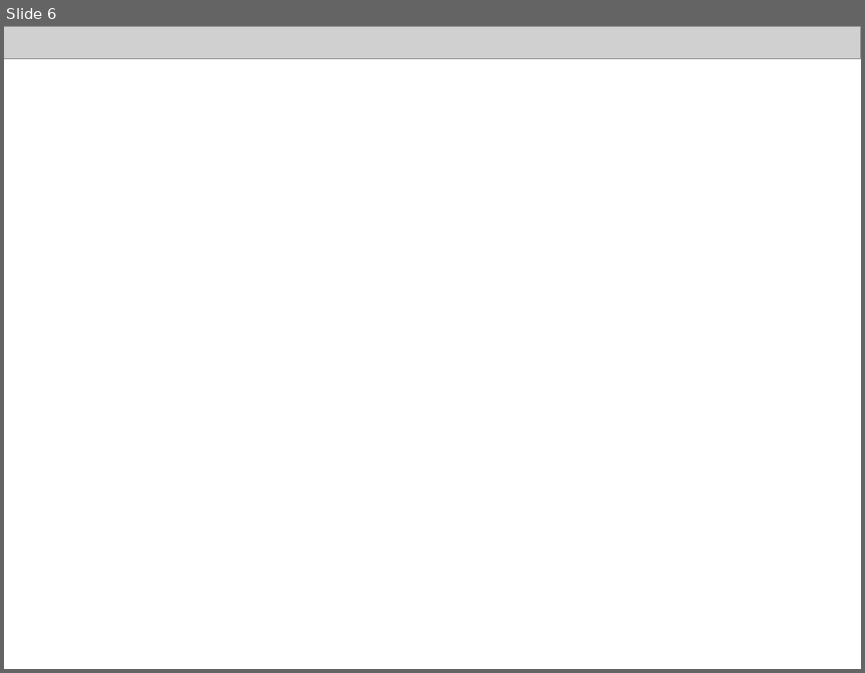
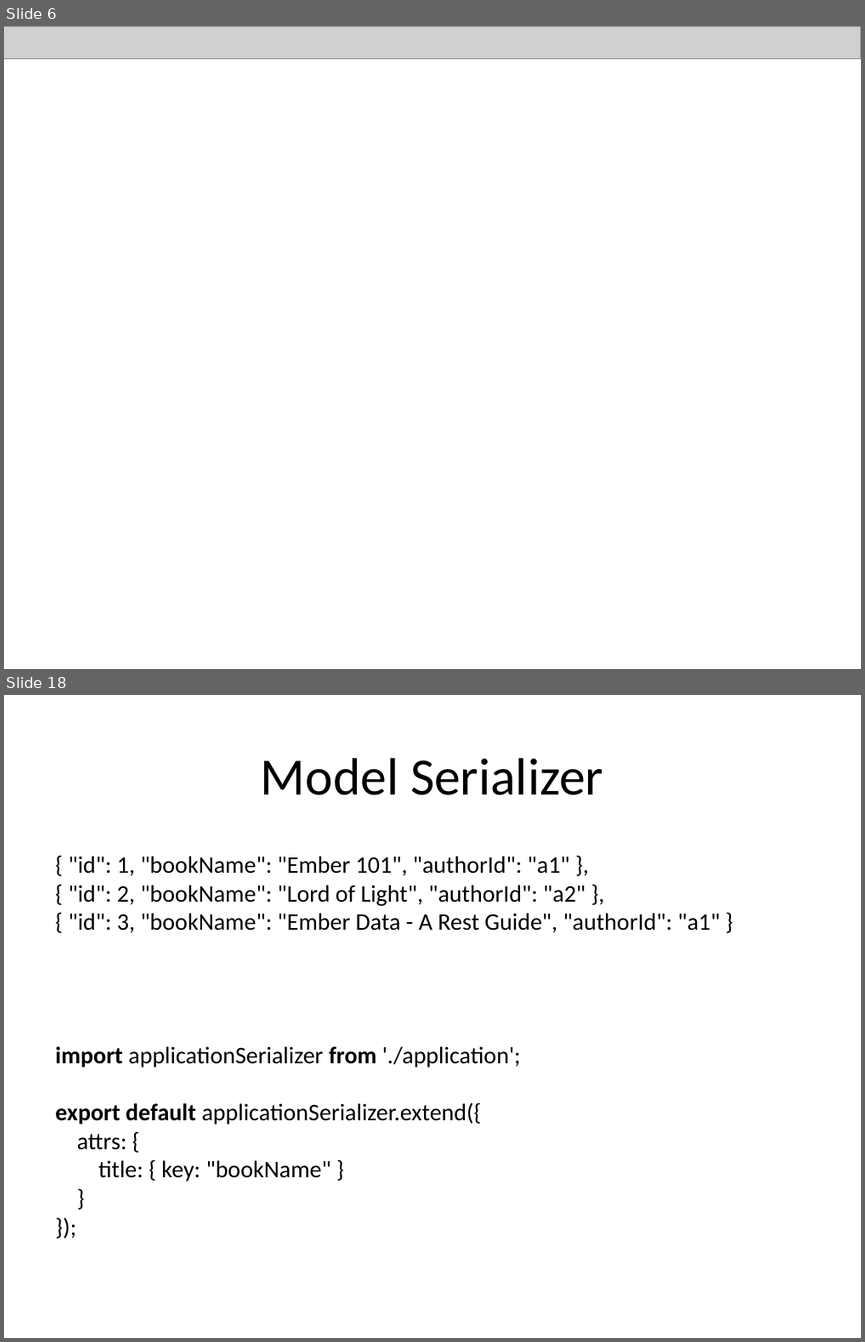
Before and after one commit to cah-brian-gantzler/ember-data-demo1, a slide deck: ember-data-demo1.pptx. Shown one above the other, each under a label of ours: slide 6 before the commit, slides 6 and 18 after it; the slides between them are not shown. The pictures are 865x673 and 865x1342 pixels, drawn with LibreOffice and Linux fonts; fonts in the diff are those of the drawing; grey boxes stand for pictures; background and template pictures are left out. Boxes give left, top, right and bottom in pixels: in the first picture for what was removed or moved away, otherwise in the second. Text is boxed around its words. In the diff, an @@ line names an element or a change of style, - is before the commit and + after.

```diff
--- a/ember-data-demo1.pptx
+++ b/ember-data-demo1.pptx
@@ slide 18 added at (x1=4, y1=695, x2=861, y2=1338), background #FFFFFF @@
@@ title added at (x1=261, y1=758, x2=603, y2=795), 44 pt, text #000000 @@
+Model Serializer
@@ text added at (x1=55, y1=856, x2=720, y2=1181), 20 pt, text #000000 @@
+{ "id": 1, "bookName": "Ember 101", "authorId": "a1" },
+{ "id": 2, "bookName": "Lord of Light", "authorId": "a2" },
+{ "id": 3, "bookName": "Ember Data - A Rest Guide", "authorId": "a1" }
+import applicationSerializer from './application';
+export default applicationSerializer.extend({
+attrs: {
+title: { key: "bookName" }
+}
+});
```
Also in this commit, not shown: 4 slides changed, 26 other slides added, 1 slide removed.
